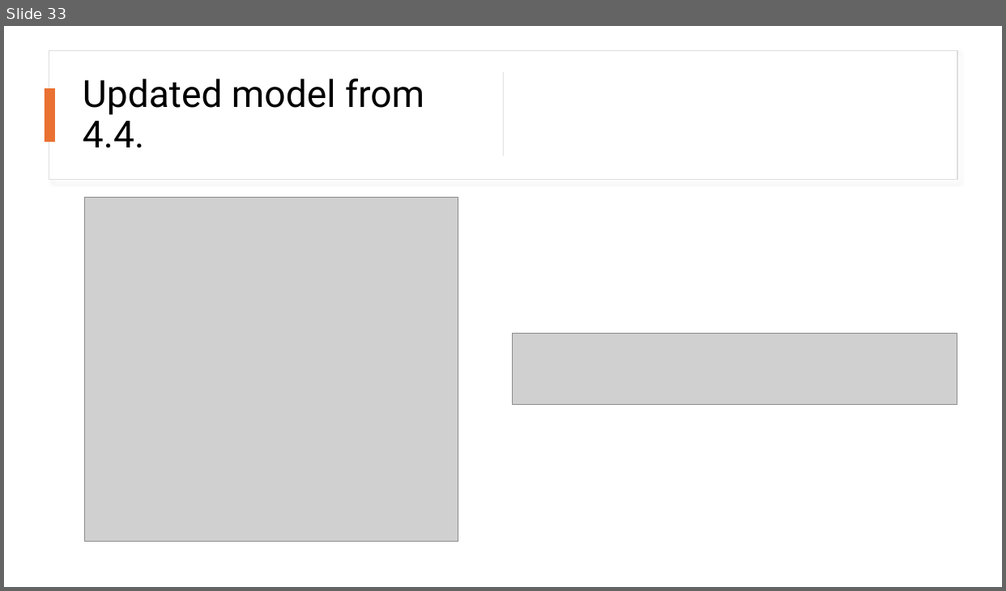
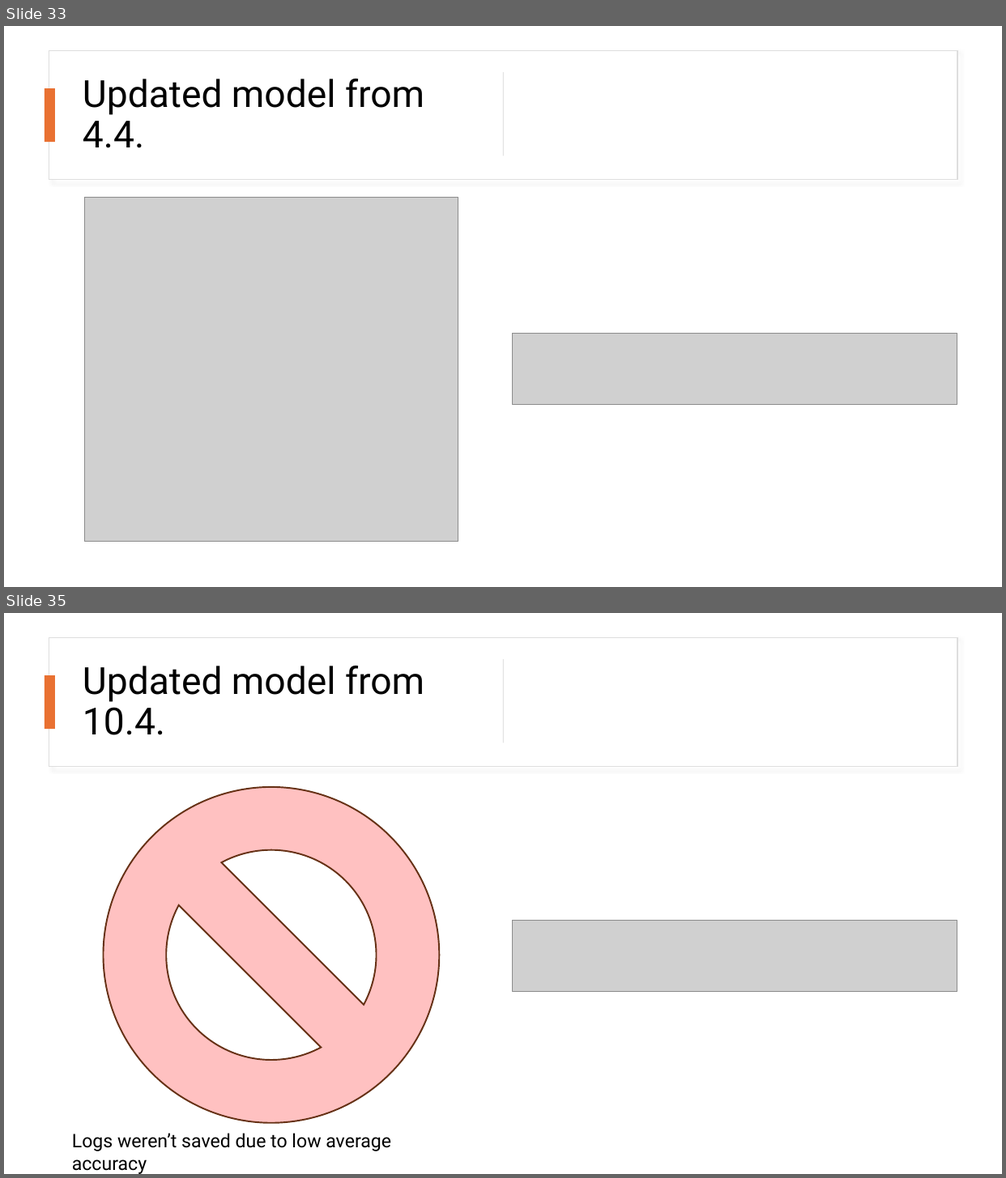
Before and after one commit to kutalekj/football-outcomes-predictor, a slide deck: src/apifootball_model/main_model_training_experiments/25-03-18/TensorBoard_logs.pptx. Shown one above the other, each under a label of ours: slide 33 before the commit, slides 33 and 35 after it; the slides between them are not shown. The pictures are 1006x591 and 1006x1178 pixels, drawn with LibreOffice and Linux fonts; fonts in the diff are those of the drawing; grey boxes stand for pictures. Boxes give left, top, right and bottom in pixels: in the first picture for what was removed or moved away, otherwise in the second. Text is boxed around its words. In the diff, an @@ line names an element or a change of style, - is before the commit and + after.

Commit message:
Update trained main model and records file

```diff
--- a/src/apifootball_model/main_model_training_experiments/25-03-18/TensorBoard_logs.pptx
+++ b/src/apifootball_model/main_model_training_experiments/25-03-18/TensorBoard_logs.pptx
@@ slide 35 added at [4, 613, 1002, 1174], background #FFFFFF @@
@@ rectangle added at [49, 637, 957, 766], fill #FFFFFF, outline #DEDEDE 1 pt @@
@@ rectangle added at [503, 659, 504, 743], fill #D5D5D5 @@
@@ rectangle added at [44, 676, 55, 730], fill #E97132 @@
@@ text added at [83, 666, 424, 735], 36 pt, text #000000 @@
+Updated model from 10.4.
@@ no-entry sign added at [104, 787, 440, 1123], fill #FFC1C1, outline #663216 1.5 pt @@
@@ picture added at [513, 921, 957, 992] @@
@@ text added at [72, 1133, 391, 1174], 18 pt, text #000000 @@
+Logs weren’t saved due to low average accuracy
```
Also in this commit, not shown: 1 slide changed, 5 other files.
